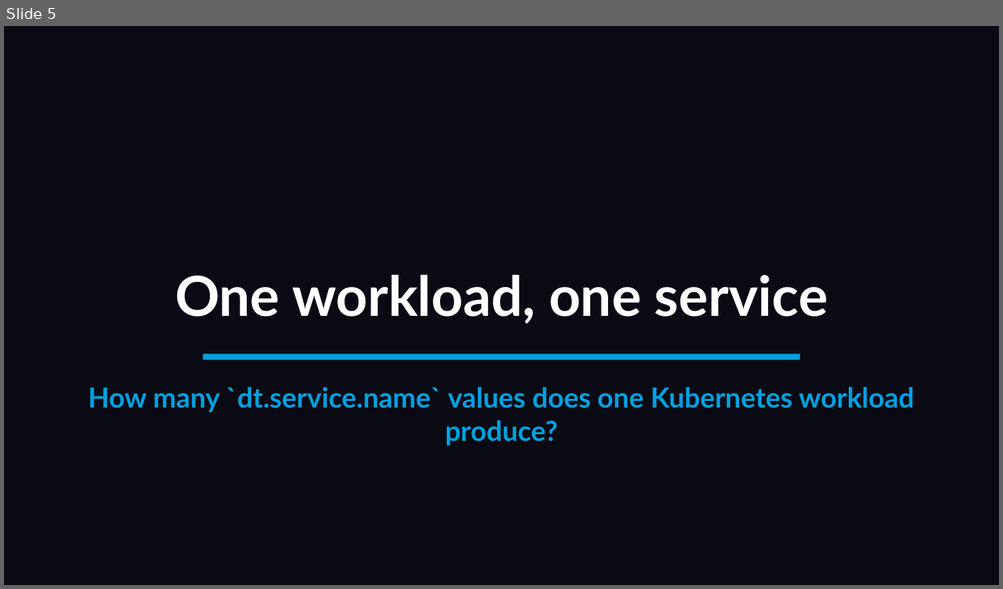
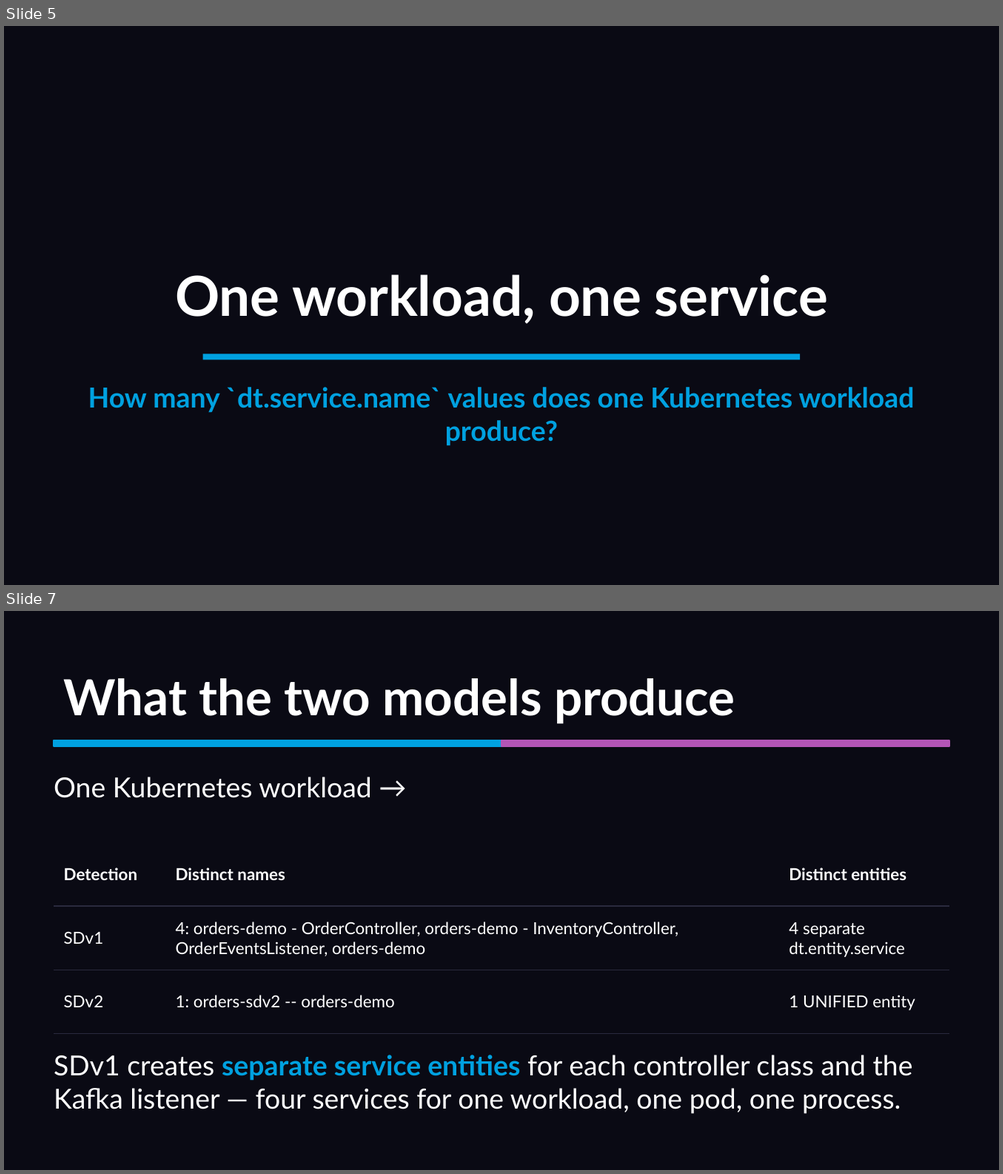
Before and after one commit to mreider/orders-demo, a slide deck: presentation/sdv2-presentation.pptx. Shown one above the other, each under a label of ours: slide 5 before the commit, slides 5 and 7 after it; the slides between them are not shown. The pictures are 1003x589 and 1003x1174 pixels, drawn with LibreOffice and Linux fonts; fonts in the diff are those of the drawing. Boxes give left, top, right and bottom in pixels: in the first picture for what was removed or moved away, otherwise in the second. Text is boxed around its words. In the diff, an @@ line names an element or a change of style, - is before the commit and + after.

```diff
--- a/presentation/sdv2-presentation.pptx
+++ b/presentation/sdv2-presentation.pptx
@@ slide 7 added at [4, 611, 999, 1170], background #0A0A14 @@
@@ text added at [63, 678, 734, 724], 36 pt, text #FFFFFF, bold @@
+What the two models produce
@@ rectangle added at [54, 741, 501, 746], fill #00A1E0, outline #00A1E0 1 pt @@
@@ rectangle added at [501, 741, 949, 746], fill #B455B6, outline #B455B6 1 pt @@
@@ text added at [54, 777, 371, 798], 20 pt, text #FFFFFF @@
+One Kubernetes workload →
@@ table added at [54, 843, 949, 1014], 3 rows, 3 columns @@
+Detection | Distinct names | Distinct entities
+SDv1 | 4: orders-demo - OrderController, orders-demo - InventoryController, OrderEventsListener, orders-demo | 4 separate dt.entity.service
+SDv2 | 1: orders-sdv2 -- orders-demo | 1 UNIFIED entity
@@ text added at [54, 1055, 913, 1114], 20 pt, text #FFFFFF @@
+SDv1 creates separate service entities for each controller class and the Kafka listener — four services for one workload, one pod, one process.
```
Also in this commit, not shown: 6 slides changed, 10 other slides added, 52 slides removed, 54 other files.
